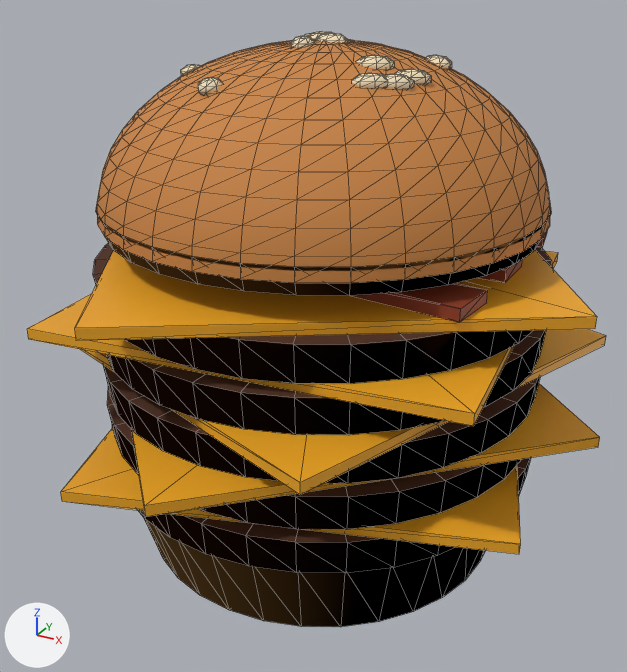
One commit to the glTF model public/modelos/burger-monster.glb: the scene before it, then after it.
One viewpoint serves both versions: a camera (50 mm lens) standing at (0.144, -0.269, 0.214) and looking at (0.0, -0.007, 0.082). The axes (+X, +Y, +Z) are drawn at lower left. The lights are the same throughout. The first picture is the older version. Mesh edges are drawn as thin lines. Vertices at exactly the same position are counted once.

Script lines for the objects in view, before the commit:
```python
me_mesh_0 = bpy.data.meshes.new('Mesh_0')
me_mesh_0.from_pydata(...)  # 1547 vertices, 2848 faces; spans x -0.106..0.106, y -0.106..0.106, z 0.0..0.19
# faces by material slot: [128, 640, 60, 36, 256, 832, 896]
me_mesh_0.materials.append(mat_pan)  # orange #d9a05b
me_mesh_0.materials.append(mat_carne)  # brown #4e2a17
me_mesh_0.materials.append(mat_queso)  # orange #f0a81e
me_mesh_0.materials.append(mat_tocineta)  # brown #8e3b22
me_mesh_0.materials.append(mat_pepinillo)  # green #6e8f3a
me_mesh_0.materials.append(mat_pandorado)  # orange #c98443
me_mesh_0.materials.append(mat_ajonjoli)  # beige #f3e2be
ob_mesh_0 = bpy.data.objects.new('Mesh_0', me_mesh_0)
ob_mesh_0.location = (0.0, 0.0, 0.0)
```
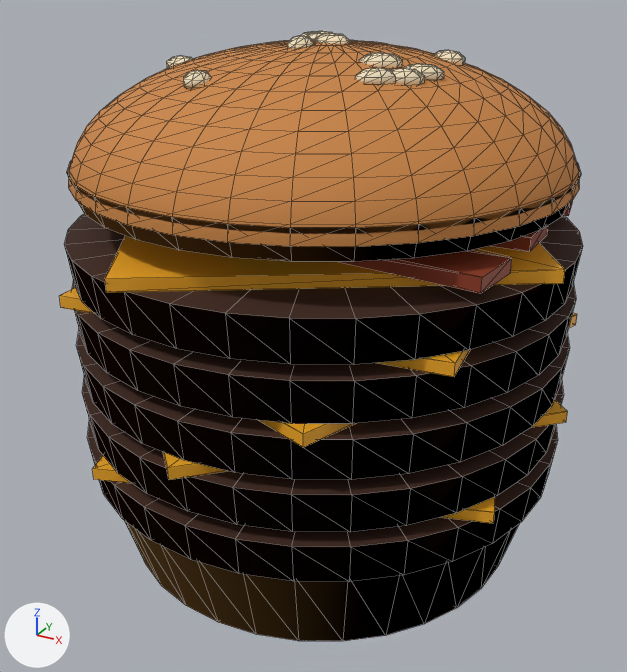
What changed in the scene script:
```text
Change me_mesh_0:
    used by ob_mesh_0; location = (0.0, 0.0, 0.0)
    remove me_mesh_0.from_pydata(...)  # 1547 vertices, 2848 faces; spans x -0.106..0.106, y -0.106..0.106, z 0.0..0.19
    add me_mesh_0.from_pydata(...)  # 1547 vertices, 2848 faces; spans x -0.095..0.095, y -0.095..0.095, z 0.0..0.19
    me_mesh_0 part 1: the loose piece of 135 vertices spanning x -0.082..0.082, y -0.082..0.082, z 0.0..0.045 is scaled about the mesh origin by 1.1
    me_mesh_0 part 2: the loose piece of 68 vertices spanning x -0.082..0.082, y -0.082..0.082, z 0.049..0.062 is scaled about the mesh origin by 1.1
    me_mesh_0 part 3: the loose piece of 68 vertices spanning x -0.082..0.082, y -0.082..0.082, z 0.066..0.079 is scaled about the mesh origin by 1.1
    me_mesh_0 part 4: the loose piece of 68 vertices spanning x -0.082..0.082, y -0.082..0.082, z 0.083..0.096 is scaled about the mesh origin by 1.1
    me_mesh_0 part 5: the loose piece of 68 vertices spanning x -0.082..0.082, y -0.082..0.082, z 0.1..0.113 is scaled about the mesh origin by 1.1
    me_mesh_0 part 6: the loose piece of 8 vertices spanning x -0.095..0.095, y -0.095..0.095, z 0.045..0.049 is scaled about the mesh origin by (0.891, 0.891, 1.1)
    me_mesh_0 part 7: the loose piece of 8 vertices spanning x -0.106..0.106, y -0.106..0.106, z 0.062..0.066 is scaled about the mesh origin by (0.891, 0.891, 1.1)
    me_mesh_0 part 8: the loose piece of 8 vertices spanning x -0.096..0.096, y -0.096..0.096, z 0.079..0.083 is scaled about the mesh origin by (0.891, 0.891, 1.1)
    me_mesh_0 part 9: the loose piece of 8 vertices spanning x -0.083..0.083, y -0.083..0.083, z 0.096..0.1 is scaled about the mesh origin by (0.891, 0.891, 1.1)
    me_mesh_0 part 10: the loose piece of 8 vertices spanning x -0.103..0.103, y -0.103..0.103, z 0.113..0.117 is scaled about the mesh origin by (0.891, 0.891, 1.1)
    me_mesh_0 part 11: the loose piece of 8 vertices spanning x -0.072..0.072, y 0.01..0.052, z 0.117..0.121 is scaled about the mesh origin by 1.1
    me_mesh_0 part 12: the loose piece of 8 vertices spanning x -0.071..0.071, y -0.01..0.01, z 0.117..0.121 is scaled about the mesh origin by 1.1
    me_mesh_0 part 13: the loose piece of 8 vertices spanning x -0.072..0.072, y -0.047..-0.014, z 0.117..0.121 is scaled about the mesh origin by 1.1
    me_mesh_0 part 14: the loose piece of 67 vertices spanning x -0.079..0.079, y -0.079..0.079, z 0.126..0.135 is scaled about the mesh origin by 1.1
    me_mesh_0 part 15: the loose piece of 397 vertices spanning x -0.079..0.079, y -0.079..0.079, z 0.131..0.188 is scaled about its middle by (1.1, 1.1, 0.764), then moved by (0.0, 0.0, 0.006)
    me_mesh_0 part 16: the loose piece of 34 vertices spanning x -0.006..0.002, y -0.016..-0.004, z 0.184..0.19 is moved by (0.0, -0.001, 0.0)
    me_mesh_0 part 17: the loose piece of 34 vertices spanning x -0.02..-0.012, y -0.049..-0.037, z 0.173..0.179 is moved by (-0.002, -0.004, 0.002)
    me_mesh_0 part 18: 240 of 1547 vertices moved; they spanned x -0.018..0.044, y -0.032..0.025, z 0.175..0.19 and now span x -0.019..0.048, y -0.036..0.027, z 0.177..0.19; mean shift (0.002, -0.001, 0.001); largest move (0.041, -0.023, 0.179) -> (0.045, -0.025, 0.181)
    me_mesh_0 part 19: 34 of the vertices in x -0.054..-0.042, y -0.011..-0.003, z 0.172..0.178 are moved by (-0.005, -0.001, 0.003)
    other edits to the shape of me_mesh_0 do not show in these pictures
```

Pixel boxes [x1, y1, x2, y2] of what changed, in the pictures (627 x 672 px; the box of a moved part takes in the faces that stretch with it):
'Mesh_0', reshaped (9% narrower)
    before: [27, 31, 606, 627]
    after: [59, 31, 583, 641]
part 1 of me_mesh_0, moved or reshaped
    before: [112, 427, 531, 627]
    after: [87, 421, 558, 641]
part 2 of me_mesh_0, moved or reshaped
    before: [107, 388, 522, 529]
    after: [82, 377, 564, 532]
part 3 of me_mesh_0, moved or reshaped
    before: [103, 365, 540, 483]
    after: [77, 332, 570, 480]
part 4 of me_mesh_0, moved or reshaped
    before: [107, 330, 546, 435]
    after: [72, 281, 576, 424]
part 5 of me_mesh_0, moved or reshaped
    before: [93, 243, 553, 384]
    after: [64, 214, 583, 365]
part 6 of me_mesh_0, moved or reshaped
    before: [61, 428, 521, 554]
    after: [93, 456, 495, 523]
part 7 of me_mesh_0, moved or reshaped
    before: [132, 384, 600, 516]
    after: [163, 400, 568, 480]
part 8 of me_mesh_0, moved or reshaped
    before: [82, 329, 606, 494]
    after: [258, 313, 577, 447]
part 9 of me_mesh_0, moved or reshaped
    before: [27, 251, 558, 426]
    after: [59, 287, 470, 377]
part 10 of me_mesh_0, moved or reshaped
    before: [75, 250, 597, 341]
    after: [105, 236, 565, 292]
part 11 of me_mesh_0, moved or reshaped
    before: [537, 230, 548, 247]
    after: [563, 201, 573, 216]
part 12 of me_mesh_0, moved or reshaped
    before: [479, 260, 522, 283]
    after: [492, 226, 548, 252]
part 13 of me_mesh_0, moved or reshaped
    before: [352, 283, 488, 322]
    after: [340, 250, 512, 293]
part 14 of me_mesh_0, moved or reshaped
    before: [96, 206, 551, 296]
    after: [67, 160, 581, 262]
part 15 of me_mesh_0, moved or reshaped
    before: [97, 39, 550, 283]
    after: [68, 40, 579, 247]
part 16 of me_mesh_0, moved or reshaped
    before: [291, 36, 315, 48]
    after: [287, 36, 314, 49]
part 17 of me_mesh_0, moved or reshaped
    before: [198, 77, 221, 95]
    after: [183, 70, 211, 89]
part 18 of me_mesh_0, moved or reshaped
    before: [308, 31, 452, 90]
    after: [307, 31, 465, 85]
part 19 of me_mesh_0, moved or reshaped
    before: [180, 65, 200, 76]
    after: [166, 56, 193, 68]
